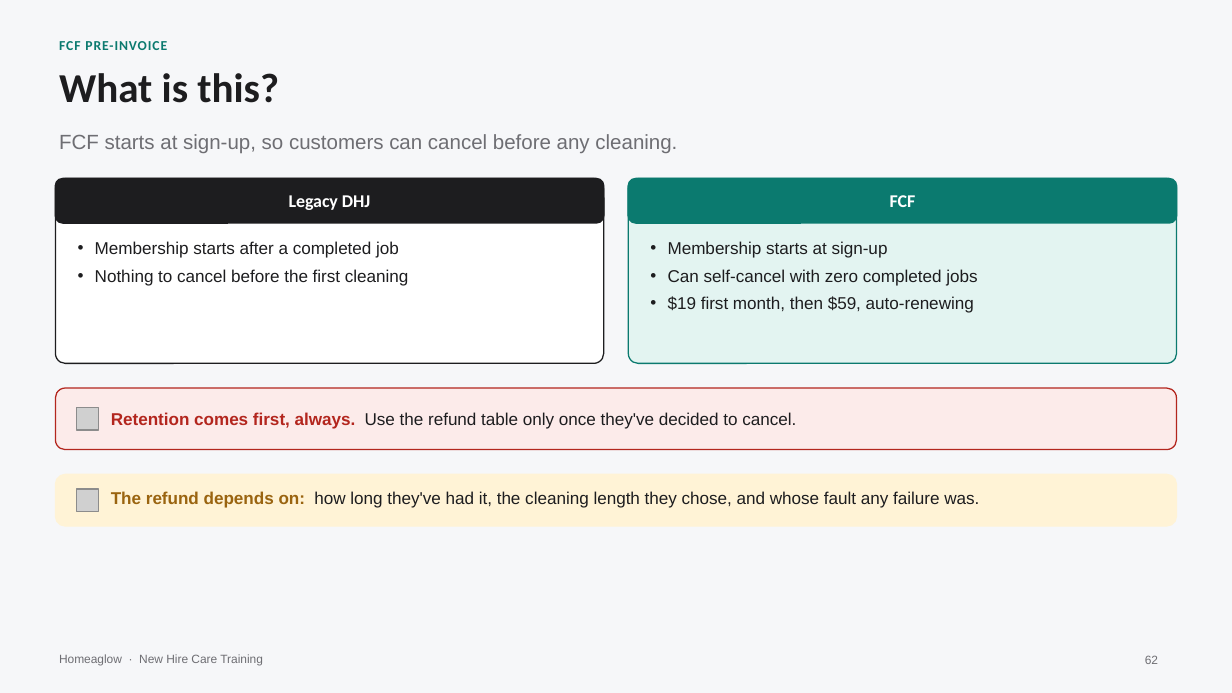
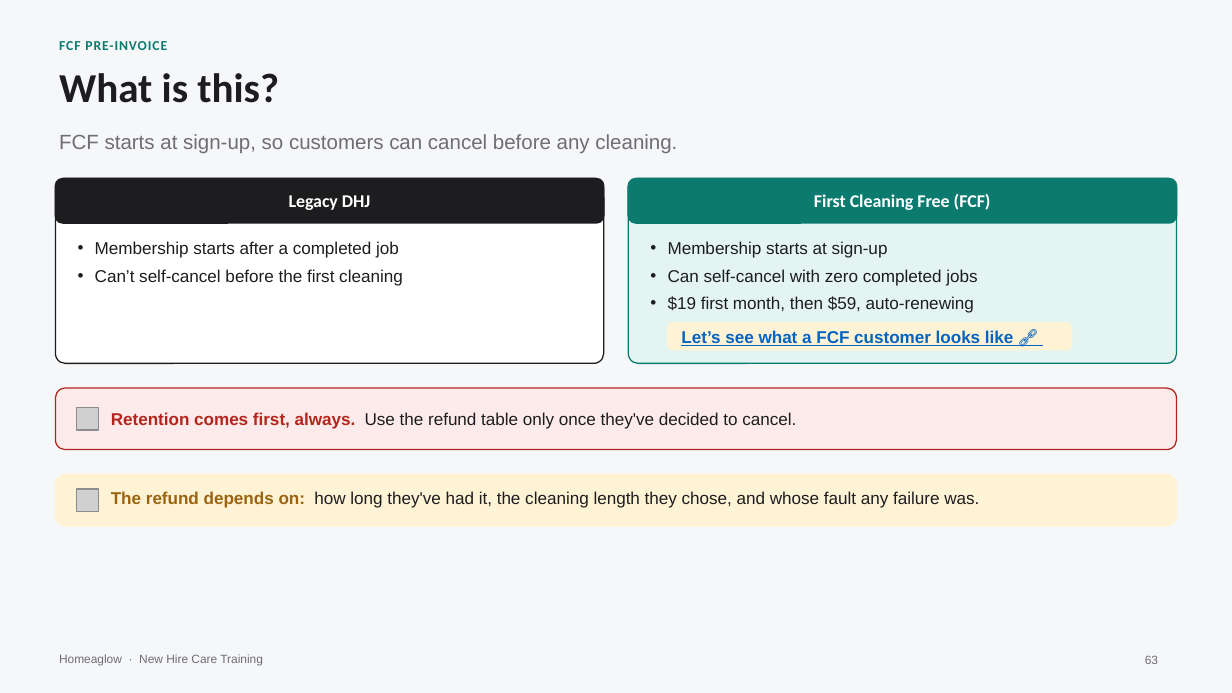
Before and after one commit to anjulimichelle/training, a slide deck: slide 63 of retention-membership-cancellation/retention-membership-cancellation.pptx (slide 62 before the commit). Drawn at 1232x693 pixels with LibreOffice and Linux fonts; fonts in the diff are those of the drawing; grey boxes stand for pictures. Boxes give left, top, right and bottom in pixels: in the first picture for what was removed or moved away, otherwise in the second. Text is boxed around its words. In the diff, an @@ line names an element or a change of style, - is before the commit and + after.

```diff
--- a/retention-membership-cancellation/retention-membership-cancellation.pptx
+++ b/retention-membership-cancellation/retention-membership-cancellation.pptx
@@ text in rounded rectangle at [814, 194, 991, 210]: text changed @@
-FCF
+First Cleaning Free (FCF)
@@ text at [95, 269, 403, 286]: text changed @@
-• Nothing to cancel before the first cleaning
+• Can’t self-cancel before the first cleaning
@@ rounded rectangle added at [668, 323, 1072, 350], fill #FFF3D6, outline #FFF3D6 0.75 pt, 10 pt, text #0563C1, bold, underline @@
+Let’s see what a FCF customer looks like 🔗
```
Also in this commit, not shown: 2 other slides changed, 1 slide added, 3 other files.
